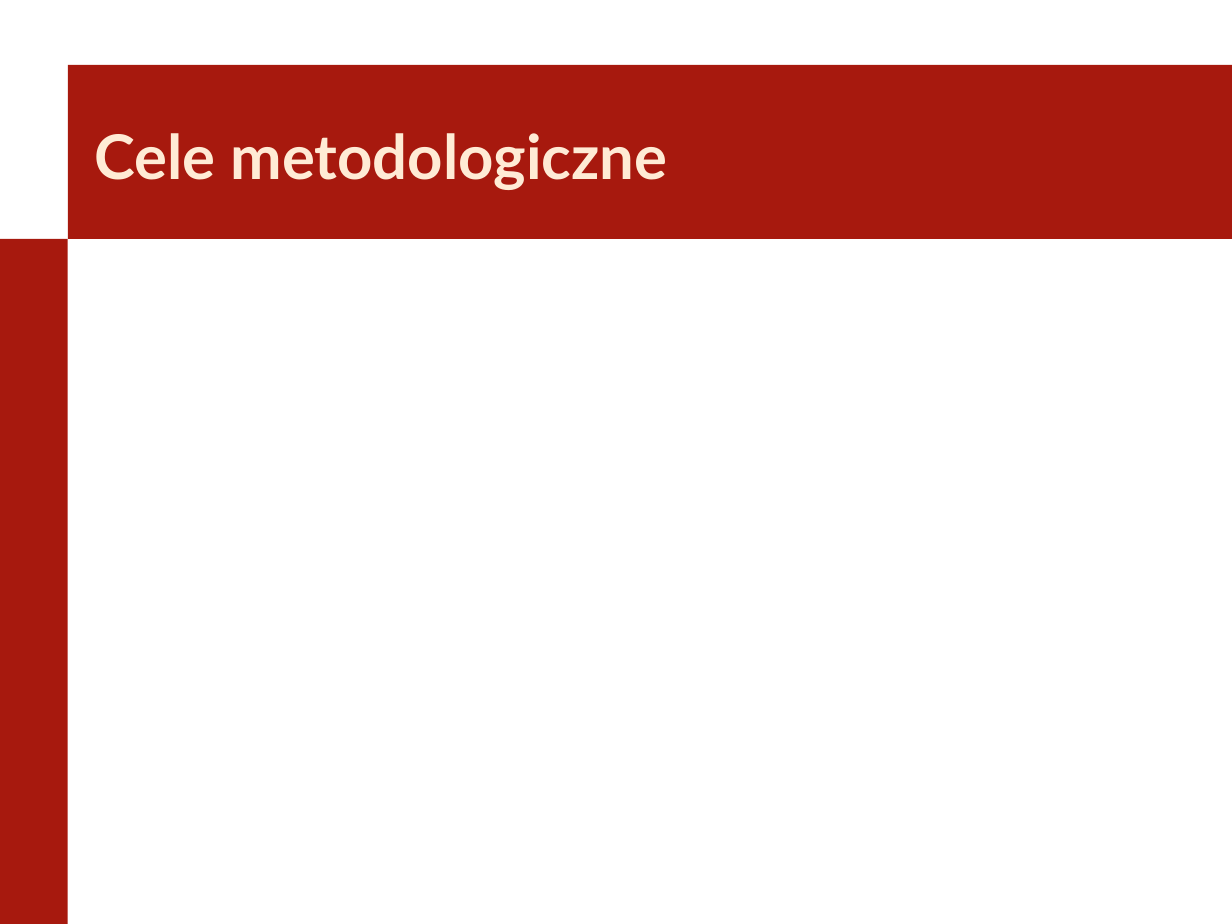
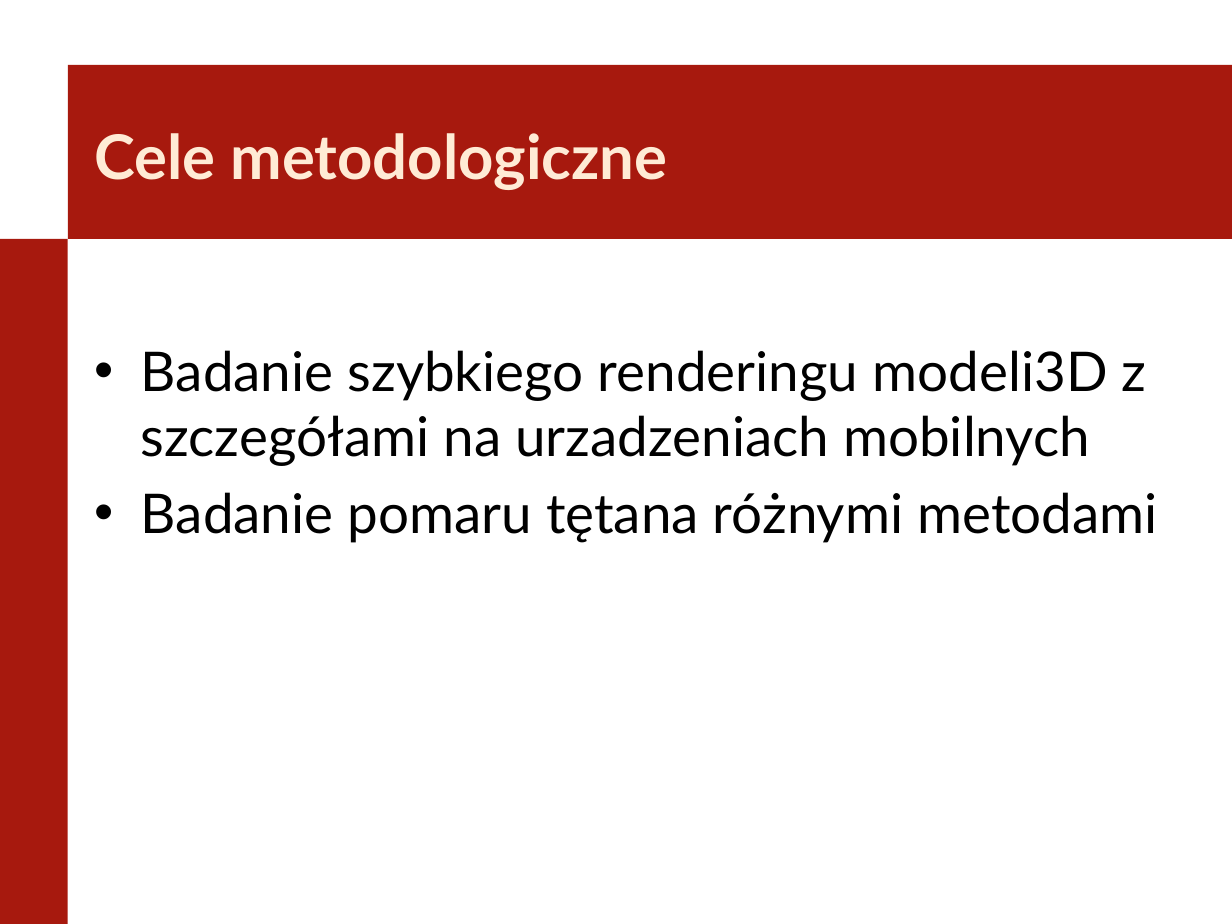
Before and after one commit to Szynal/PWR-W4-INF, a slide deck: slide 11 of Seminarium Dyplomowe/SeminariumDyplomowe.pptx (slide 10 before the commit). Drawn at 1232x924 pixels with LibreOffice and Linux fonts; fonts in the diff are those of the drawing; background and template pictures are left out. Boxes give left, top, right and bottom in pixels: in the first picture for what was removed or moved away, otherwise in the second. Text is boxed around its words. In the diff, an @@ line names an element or a change of style, - is before the commit and + after.

```diff
--- a/Seminarium Dyplomowe/SeminariumDyplomowe.pptx
+++ b/Seminarium Dyplomowe/SeminariumDyplomowe.pptx
@@ text added at box(141, 350, 1157, 543), 32 pt, text #000000 @@
+• Badanie szybkiego renderingu modeli3D z szczegółami na urzadzeniach mobilnych
+• Badanie pomaru tętana różnymi metodami
```
Also in this commit, not shown: 10 other slides changed, 4 slides added, 4 slides removed, 2 other files.
